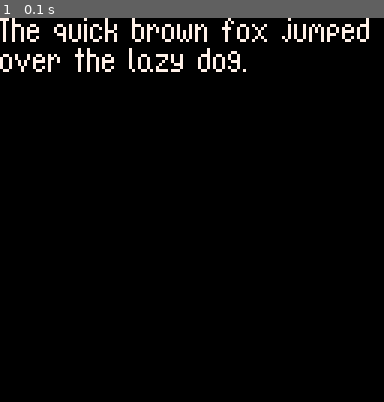
Above: before the commit, frame 1.
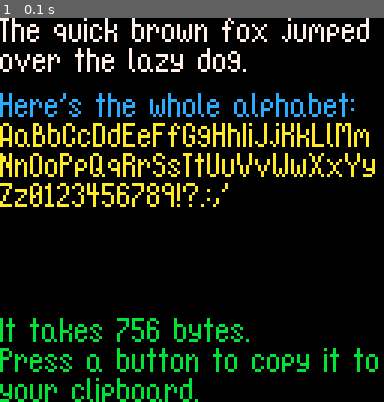
Above: after the commit, the same moment.

Repository: DeCarabas/pico_carts
Game: PICO-8 cartridge font.p8
Same seed, same stepped clock (60 frames per second), same inputs: the game is played once before the commit and once after it.
Inputs:
- Up to frame 1 (0.1 s): no input

The runs differ from the first frame. In frame 1, 10% of the frame differs, in the area x 0-99%, y 19-100%.

Commit message:
Basically done.

Diff:
--- a/font.p8
+++ b/font.p8
@@ -1,6 +1,59 @@
 pico-8 cartridge // http://www.pico-8.com
 version 22
 __lua__
+-- demo for custom font
+function _init()
+ hex=build_font()
+ font=load_font()
+end
+
+function _update()
+ if btnp(❎) or btnp(🅾️) then
+  printh("[["..hex.."]]","@clip")
+ end
+end
+
+function _draw()
+ cls(0)
+ color(7)
+ draw_string(
+  "^the quick brown fox jumped",
+  0,0)
+ draw_string(
+  "over the lazy dog.",
+  0,10)
+
+ color(12)
+ draw_string(
+  "^here's the whole alphabet:",
+  0,25)
+ color(10)
+ draw_string(
+  "^aa^bb^cc^dd^ee^ff^gg^hh^ii^jj^kk^ll^mm",
+  0,35)
+ draw_string(
+  "^nn^oo^pp^qq^rr^ss^tt^uu^vv^ww^xx^yy",
+  0,45)
+ draw_string(
+  "^zz0123456789!?.:,'",
+  0,55)
+
+ color(11)
+ draw_string(
+  "^it takes "..#hex.." bytes.",
+  0,100)
+ draw_string(
+  "^press a button to copy it to",
+  0,110)
+ draw_string(
+  "your clipboard.",
+  0,120)
+
+ --draw_string("^hey buddy!",10,10)
+end
+
+-->8
+-- encoding
 -- utilities
 -- return a new table that is
 -- the merge of the a and b.
@@ -122,187 +175,34 @@
  return txt
 end
 
-
-function _init()
- glyphs=build_glyphs(1,66)
+function build_font()
+ glyphs=build_glyphs(1,68)
+
+ for i=0,25 do
+  glyphs[i+1].c=ord("a")+i-32
+ end
+ for i=0,25 do
+  glyphs[27+i].c=ord("a")+i
+ end
+ for i=0,9 do
+  glyphs[53+i].c=ord("0")+i
+ end
+ glyphs[63].c=ord("!")
+ glyphs[64].c=ord("?")
+ glyphs[65].c=ord(".")
+ glyphs[66].c=ord(":")
+ glyphs[67].c=ord(",")
+ glyphs[68].c=ord("'")
 
  stream={}
  for g in all(glyphs) do
+  add(stream,g.c)
   stream=concat(stream,g.bmap)
  end
  total_bytes=#stream
 
- print("   total bytes: "..total_bytes)
- hex=tohex(stream)
- print("    hex length: "..#hex)
- printh("[["..hex.."]]","@clip")
-
- font=load_font()
-end
-
-function _draw()
- cls(0)
- color(7)
- draw_string("^the quick brown fox jumped",0,0)
- draw_string("over the lazy dog.",0,10)
- --draw_string("^hey buddy!",10,10)
-end
-
--->8
--- huffman encoding
-
--- bubble sort of nodes by freq
-function sort_by_freq(nodes)
- local changed=true
- while changed do
-  changed=false
-  for i=1,#nodes-1 do
-   if nodes[i].freq>nodes[i+1].freq then
-    local tmp=nodes[i]
-    nodes[i]=nodes[i+1]
-    nodes[i+1]=tmp
-    changed = true
-   end
-  end
- end
-end
-
--- build the encoding table for
--- the given huffman tree and
--- path
-function build_table(node,path)
- if node.left~=nil then
-  return merge(
-   build_table(node.left,cons(path,0)),
-   build_table(node.right,cons(path,1)))
- else
-  local result={}
-  result[node.val]=path
-  return result
- end
-end
-
-function print_table(tbl)
- for k,v in pairs(tbl) do
-  local bitstr=""
-  for b in all(v) do
-   bitstr=bitstr..b
-  end
-  print("  "..k.." "..bitstr)
- end
-end
-
--- create a new bit-packing
--- stream, which lets you write
--- bits at a time into bytes.
-function new_bs()
- return {bytes={},acc=0,bits=0}
-end
-
-function write_bs(bs,bits)
- for bit in all(bits) do
-  bs.acc=bs.acc<<1|bit
-  bs.bits=bs.bits+1
-  if bs.bits==8 then
-   add(bs.bytes,bs.acc)
-   bs.bits=0
-   bs.acc=0
-  end
- end
-end
-
-function flush_bs(bs)
- if bs.bits>0 then
-  bs.acc=bs.acc<<(8-bs.bits)
-  add(bs.bytes,bs.acc)
- end
- return bs.bytes
-end
-
-function compute_freq(bytes)
- local freq={}
- for b in all(bytes) do
-  if freq[b]==nil then
-   freq[b]=0
-  end
-  freq[b] = freq[b]+1
- end
- return freq
-end
-
-function build_tree(freq)
- -- add the initial nodes...
- local nodes={}
- for k,v in pairs(freq) do
-  add(nodes,{val=k,freq=v})
- end
-
- -- ...then build the huffman
- -- tree by combining the two
- -- nodes with the smallest
- -- frequency into an internal
- -- node.
- while #nodes>1 do
-  sort_by_freq(nodes)
-
-  -- make a new inner node from
-  -- the two smallest freq
-  -- nodes
-  local inner={
-   left=nodes[1],
-   right=nodes[2],
-   freq=nodes[1].freq+nodes[2].freq
-  }
-
-  -- replace the two smallest
-  -- freq nodes with the new
-  -- inner node.
-  del(nodes,nodes[2])
-  nodes[1]=inner
- end
-
- -- there is only one node, it
- -- is the root.
- return nodes[1]
-end
-
-function compress(bytes)
- -- yr basic huffman compression
- local freq=compute_freq(bytes)
- local tree=build_tree(freq)
- local tbl=build_table(tree)
- -- print_table(tbl)
-
- local bs=new_bs()
- for byte in all(bytes) do
-  write_bs(bs,tbl[byte])
- end
-
- -- todo: need to write the
- -- table too, dude.
-
- return flush_bs(bs)
-end
-
-function huffman_code(glyphs)
- -- compute the run freq of the
- -- glyphs
- local serialized={}
- for g in all(glyphs) do
-  add(serialized,g.w)
-  add(serialized,g.h)
-  add(serialized,#g.runs)
-  for r in all(g.runs) do
-   add(serialized,r)
-  end
- end
-
- local comp=compress(serialized)
- print("total: "..#comp)
-end
-
--- huffman_code(glyphs)
-
+ return tohex(stream)
+end
 -->8
 -- big font code
 --
@@ -313,19 +213,17 @@
 -- lower case a-z, digits 0-9,
 -- and some punctuation.
 function load_font()
- local enc=[[4869999f9948caae999e486998899648e999999e48f88e888f48f88e8888486998b99648999f999918ff481111119648999e9999488888888f58dd6b18c631489ddbb999486999999648e99e88885864a5295a4d48e99e9999486986119638e924924899999996588c63152944588c6318d6aa588a94422951588c62a2108448f122448f5664a529344888e999964669889648117999964669f89648254e444447699719604888e9999918bf3820926a488899e99928aaa956556b18c446ad99994669999646699e884669971146ad988846694296384ba49246999996568c54a210568c6b5aa8568a8845444699971e46f1248f48699bd99638592497486911248f486912119648aaaf222248f88e119648698e999648f11248884869969996486997111118fd587462221004118051a8]]
-
- -- decode the encoded hex
- -- string to a byte array
+ local enc=[[414869999f994248caae999e4348699889964448e999999e4548f88e888f4648f88e888847486998b9964848999f99994918ff4a48111111964b48999e99994c488888888f4d58dd6b18c6314e489ddbb9994f48699999965048e99e8888515864a5295a4d5248e99e99995348698611965438e9249255489999999656588c6315294457588c6318d6aa58588a9442295159588c62a210845a48f122448f615664a52934624888e999966346698896644811799996654669f8966648254e4444674769971960684888e999996918bf6a3820926a6b488899e9996c28aaa96d56556b18c46e46ad99996f466999967046699e8871466997117246ad9888734669429674384ba492754699999676568c54a21077568c6b5aa878568a884544794699971e7a46f1248f3048699bd996313859249732486911248f3348691211963448aaaf22223548f88e11963648698e99963748f11248883848699699963948699711112118fd3f5874622210042e11803a16902c235827285800]]
+
  local bytes={}
  for i=1,#enc,2 do
   add(bytes,tonum("0x"..sub(enc,i,i+1)))
  end
 
- -- decode byte array into
- -- glyphs
- local glyphs,bi={},1
+ local font,bi={},1
  while bi<#bytes do
+  local c=bytes[bi] bi+=1
+
   local bmap={bytes[bi]}
   local b=bmap[1]
   local w,h=(b&0xf0)>>4,b&0x0f
@@ -334,28 +232,11 @@
    add(bmap,bytes[bi+j])
   end
   bi+=bytec+1
-  add(glyphs,{w=w,h=h,bmap=bmap})
- end
-
- -- now we know the mapping...
- -- todo: save some tokens by
- -- putting the mapping in the
- -- binary encoded data.
- -- probably even easier!
- _jd_font={}
- for i=0,25 do
-  _jd_font["^"..chr(ord("a")+i)]=glyphs[i+1]
- end
- for i=0,25 do
-  _jd_font[chr(ord("a")+i)]=glyphs[27+i]
- end
- for i=0,9 do
-  _jd_font[chr(ord("0")+i)]=glyphs[53+i]
- end
- _jd_font["!"]=glyphs[63]
- _jd_font["?"]=glyphs[64]
- _jd_font["."]=glyphs[65]
- _jd_font["…"]=glyphs[66]
+
+  font[c]={w=w,h=h,bmap=bmap}
+ end
+
+ _jd_font=font
 end
 
 function draw_font_glyph(glyph,x,y)
@@ -377,17 +258,21 @@
  end
 end
 
-function draw_string(str,x,y)
+function draw_string(str,x,y,c)
+ if c~=nil then color(c) end
  local i,font=1,_jd_font
  while i<=#str do
-  local c=sub(str,i,i)
-  i+=1
+  local c=sub(str,i,i) i+=1
   if c==" " then
    x+=4
   else
    if c=="^" then
-    c=c..sub(str,i,i) i+=1
-   end
+    c=sub(str,i,i) i+=1
+    c=ord(c)-32
+   else
+    c=ord(c)
+   end
+
    local glyph=font[c]
    draw_font_glyph(glyph,x,y)
    x+=glyph.w+1
@@ -427,11 +312,11 @@
 07070000707070000070000007770000070000007007000007000000070000000007000000700000000700007007000070000000700700000007000070000000
 00700000707070000707000000070000700000007007000007000000700000007007000000700000700700007007000070000000700700000007000000000000
 00700000070700007000700077700000777700000770000077700000777700000770000000700000077000000770000070000000077000000007000070000000
-07770000000000000000000000000000000000000000000000000000000000000000000000000000000000000000000000000000000000000000000000000000
-70007000000000000000000000000000000000000000000000000000000000000000000000000000000000000000000000000000000000000000000000000000
-70007000000000000000000000000000000000000000000000000000000000000000000000000000000000000000000000000000000000000000000000000000
+07770000000000000000000000000000070000000000000000000000000000000000000000000000000000000000000000000000000000000000000000000000
+70007000000000000000000000000000070000000000000000000000000000000000000000000000000000000000000000000000000000000000000000000000
+70007000000000007000000000000000700000000000000000000000000000000000000000000000000000000000000000000000000000000000000000000000
 00070000000000000000000000000000000000000000000000000000000000000000000000000000000000000000000000000000000000000000000000000000
 00700000000000000000000000000000000000000000000000000000000000000000000000000000000000000000000000000000000000000000000000000000
-00700000000000000000000000000000000000000000000000000000000000000000000000000000000000000000000000000000000000000000000000000000
-00000000000000000000000000000000000000000000000000000000000000000000000000000000000000000000000000000000000000000000000000000000
-00700000700000007070700000000000000000000000000000000000000000000000000000000000000000000000000000000000000000000000000000000000
+00700000000000007000000007000000000000000000000000000000000000000000000000000000000000000000000000000000000000000000000000000000
+00000000000000000000000007000000000000000000000000000000000000000000000000000000000000000000000000000000000000000000000000000000
+00700000700000000000000070000000000000000000000000000000000000000000000000000000000000000000000000000000000000000000000000000000
